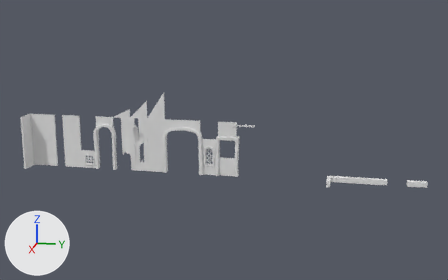
What one commit did to the FBX model Assets/Art/Models/Environment/Architecture/Woodwall Modules.fbx.
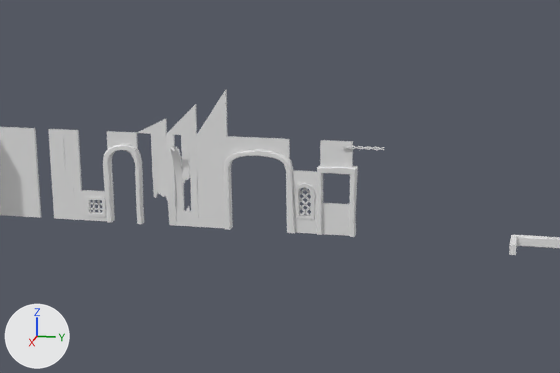
Old and new are each drawn whole from a 50 mm lens placed at (12.07, 17.73, 10.02), pointed at (-19.64, 11.39, 2.09) and again close up on the part from 8% to 79% of the width and 15% to 91% of the height. The lights are fixed; the arrows at lower left show +X, +Y and +Z. Materials are left out; every surface is plain grey. Where no turn or scale is listed for an object, it has been applied to the vertices.

In view in the first close-up: 'WallGable22,5', 'WallGable56,5', 'WallWoodBroken', 'WallWoodCorner', 'WallWoodDoorWayArched', 'WallWoodDoorWayDouble', 'WallWoodDoorWayRectangular', 'WallWoodHalf', 'WallWoodNormal', 'WallWoodStretchable', 'WallWoodWindow', 'WallWoodWorn', 'WallWoodWornPlank2'.
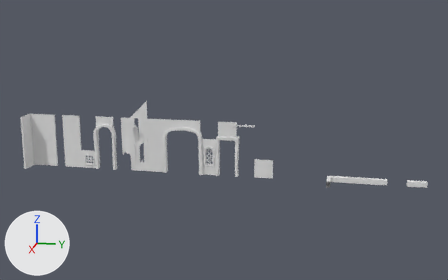
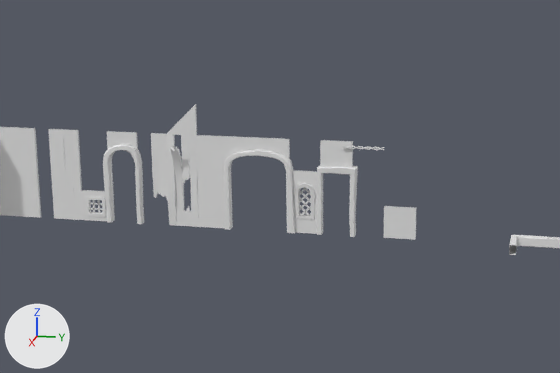
Location of each change, [x1, y1, x2, y2] in pixels of the close-ups (560 x 373 px):
'WallWoodStretchable', moved: before [322, 203, 350, 236]; after [384, 206, 416, 240]
'WallGable56,5', deleted: before [196, 89, 228, 137]
'WallGable22,5', deleted: before [137, 119, 167, 134]

Patch to the scene script:
```diff
--- a/Assets/Art/Models/Environment/Architecture/Woodwall Modules.fbx.py
+++ b/Assets/Art/Models/Environment/Architecture/Woodwall Modules.fbx.py
@@ ob_wallgable56_5 @@
-ob_wallgable56_5 = bpy.data.objects.new('WallGable56,5', me_wallgable56_5)
-ob_wallgable56_5.location = (-20.0, 7.5, 3.0)
@@ ob_wallwoodstretchable @@
 ob_wallwoodstretchable = bpy.data.objects.new('WallWoodStretchable', me_wallwoodstretchable_001)
-ob_wallwoodstretchable.location = (-20.0, 11.5, 0.0)
+ob_wallwoodstretchable.location = (-20.0, 13.5, 0.0)
@@ ob_wallgable22_5 @@
-ob_wallgable22_5 = bpy.data.objects.new('WallGable22,5', me_wallgable22_5)
-ob_wallgable22_5.location = (-20.0, 5.5, 3.0)
```
